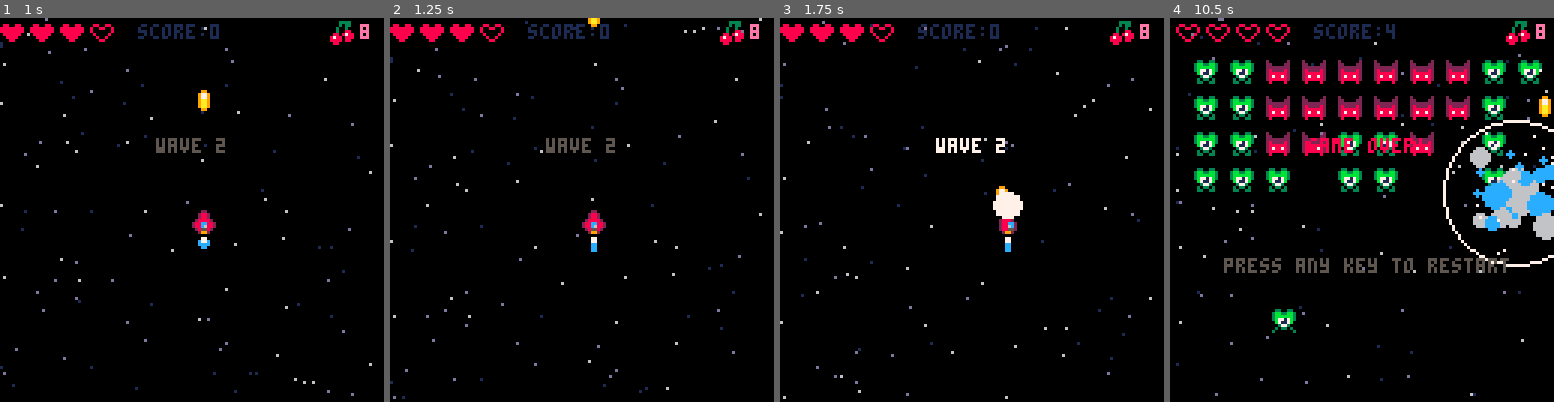
Above: before the commit, frames 1-4 (left to right).
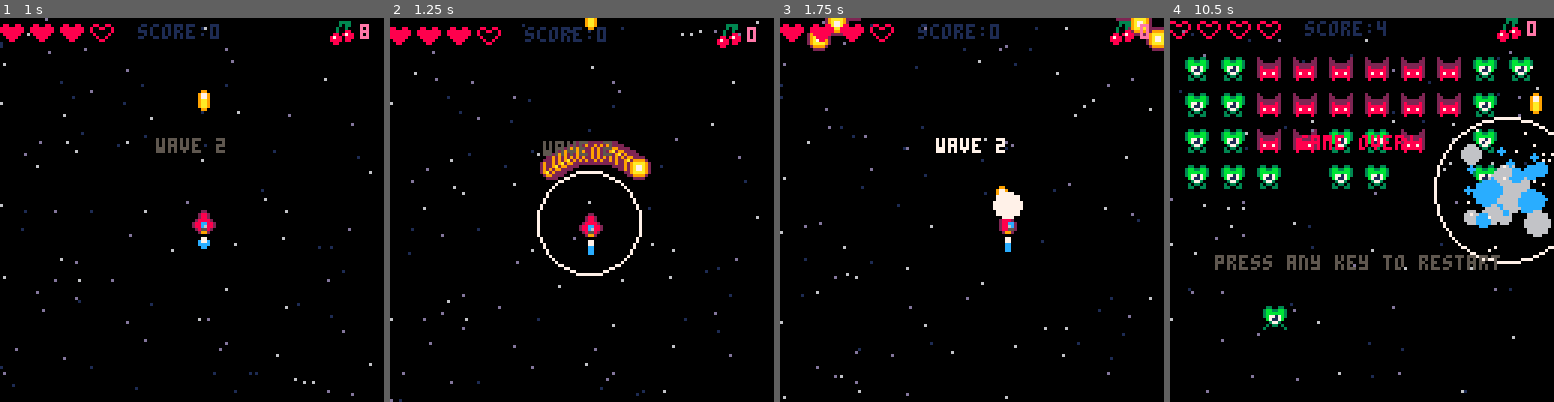
Above: after the commit, the same moments.

Repository: gabriel-jm/pico8-games
Game: PICO-8 cartridge shmup.p8
Two runs of this game, one before a commit and one after it. Both use one fixed random seed, a clock stepped at 60 frames per second and the inputs below.
Inputs:
- Up to frame 1 (1 s): tap X (X key) at 0.33 s; tap O (Z key) at 0.7 s
- Up to frame 2 (1.25 s): tap X (X key) at 1.07 s
- Up to frame 3 (1.75 s): hold Right from 1.6 s (still down); tap O (Z key) at 1.7 s
- Up to frame 4 (10.5 s): tap X (X key) every 1.12 s from 1.85 to 9.67 s; release Right at 2.1 s; tap O (Z key) every 0.4 s from 2.1 to 10.1 s; hold Up 2.15-2.42 s; hold Right 2.47-3.03 s; hold Left 3.08-3.58 s; hold Down 3.63-3.97 s; hold Right 4.02-4.68 s; hold Up 4.73-5.03 s; hold Left 5.08-5.68 s; hold Down 5.73-6.03 s; hold Right 6.08-6.58 s; hold Right 6.63-7.13 s; hold Up 7.18-7.45 s; hold Right 7.5-8.07 s; hold Left 8.12-8.62 s; hold Down 8.67-9 s; hold Right 9.05-9.72 s; hold Up 9.77-10.07 s; hold Left from 10.12 s (still down)

Frame 1 is identical in both runs. In frame 2, 5.5% of the frame differs, in the area x 0-97%, y 0-100%; in frame 3, 0.8%; in frame 4, 21%, in the area x 0-100%, y 0-99%.

Commit message:
shmup - add cherry bomb

Diff:
--- a/shmup.p8
+++ b/shmup.p8
@@ -473,6 +473,14 @@
 	end
 	if (btn(⬆️)) ship.sy=-2
 	if (btn(⬇️)) ship.sy=2
+	if btnp(❎) then
+		if cherry>0 then
+			cherry_bomb()
+			cherry=0
+		else
+			sfx(32)
+		end
+	end
 	if btn(🅾️) then
 		if bullet_timer<=0 then
 			add(bullets,make_obj{
@@ -480,7 +488,8 @@
 				y=ship.y-4,
 				sy=-4,
 				spr=16,
-				col_width=5
+				col_width=5,
+				dmg=1
 			})
 			sfx(0)
 			muzzle=5
@@ -496,7 +505,7 @@
 		foreach(enemies,function(e)
 			if has_collision(e,b) then
 				del(bullets,b)
-				e.hp-=1
+				e.hp-=b.dmg
 				sfx(3)
 				e.flash=2
 				small_sparks(b.x+4,b.y+4)
@@ -773,9 +782,12 @@
 	foreach(en_bullets,draw_sprite)
 
 	foreach(floaters,function(f)
-		if t%4!=0 then
-			center_print(f.txt,f.x,f.y,7)
-		end
+		center_print(
+			f.txt,
+			f.x,
+			f.y,
+			t%4<2 and 7 or 8
+		)
 
 		f.y-=0.5
 		f.age+=1
@@ -1122,6 +1134,29 @@
 	bult.sx=sin(ang)*spd
 	bult.sy=cos(ang)*spd
 end
+
+function cherry_bomb()
+	local spacing=0.25/(cherry*2)
+
+	for i=0,cherry*2 do
+		local ang=0.375+spacing*i
+
+		add(bullets,make_obj{
+			x=ship.x+2,
+			y=ship.y-4,
+			sx=sin(ang)*4,
+			sy=cos(ang)*4,
+			spr=17,
+			dmg=3
+		})
+	end
+
+	big_shwave(ship.x+3,ship.y+3)
+	shake=5
+	muzzle=5
+	invul=30
+	sfx(33)
+end
 __gfx__
 00000000000220000002200000022000000000000000000000000000000000000000000000000000000000000000000000000000000000000000000000000000
 000000000028820000288200002882000000000000077000000770000007700000c77c0000077000000000000000000000000000088008800880088000000000
@@ -1131,14 +1166,14 @@
 0070070002c68820288c688202886c200000000000000000000cc000000000000000000000000000000000000000000000000000008888000080080000000000
 00000000025588200285582002885520000000000000000000000000000000000000000000000000000000000000000000000000000880000008800000000000
 00000000002992000029920000299200000000000000000000000000000000000000000000000000000000000000000000000000000000000000000000000000
-09900000000000000000000000000000000000000330033003300330033003300330033000000000000000000000000000000000000000000000000000000000
-97790000000000000000000000000000000000003bb33bb33bb33bb33bb33bb33bb33bb300000000000000000000000000000000000000000000000000000000
-97790000000000000000000000000000000000003bbbbbb33bbbbbb33bbbbbb33bbbbbb300000000000000000000000000000000000000000000000000000000
-9aa90000000000000000000000000000000000003b7717b33b7717b33b7717b33b7717b300000000000000000000000000000000000000000000000000000000
-9aa90000000000000000000000000000000000000b7117b00b7117b00b7117b00b7117b000000000000000000000000000000000000000000000000000000000
-9aa90000000000000000000000000000000000000037730000377300003773000037730000000000000000000000000000000000000000000000000000000000
-09900000000000000000000000000000000000000303303003033030030330300303303000000000000000000000000000000000000000000000000000000000
-00000000000000000000000000000000000000000300003033000033300000030330033000000000000000000000000000000000000000000000000000000000
+09900000002222000000000000000000000000000330033003300330033003300330033000000000000000000000000000000000000000000000000000000000
+97790000029999200000000000000000000000003bb33bb33bb33bb33bb33bb33bb33bb300000000000000000000000000000000000000000000000000000000
+9779000029aaaa920000000000000000000000003bbbbbb33bbbbbb33bbbbbb33bbbbbb300000000000000000000000000000000000000000000000000000000
+9aa9000029a77a920000000000000000000000003b7717b33b7717b33b7717b33b7717b300000000000000000000000000000000000000000000000000000000
+9aa9000029a77a920000000000000000000000000b7117b00b7117b00b7117b00b7117b000000000000000000000000000000000000000000000000000000000
+9aa9000029aaaa920000000000000000000000000037730000377300003773000037730000000000000000000000000000000000000000000000000000000000
+09900000029999200000000000000000000000000303303003033030030330300303303000000000000000000000000000000000000000000000000000000000
+00000000002222000000000000000000000000000300003033000033300000030330033000000000000000000000000000000000000000000000000000000000
 00ee000000ee00000077000000000000000000000000000000000000000000000000000000000000000000000000000000000000000000000000000000000000
 0e22e0000e88e00007aa700000000000000000000000000000000000000000000000000000000000000000000000000000000000000000000000000000000000
 e2e82e00e8e28e007a79a70000000000000000000000000000000000000000000000000000000000000000000000000000000000000000000000000000000000
Not shown, changed: the sound effects (__sfx__) section of shmup.p8
